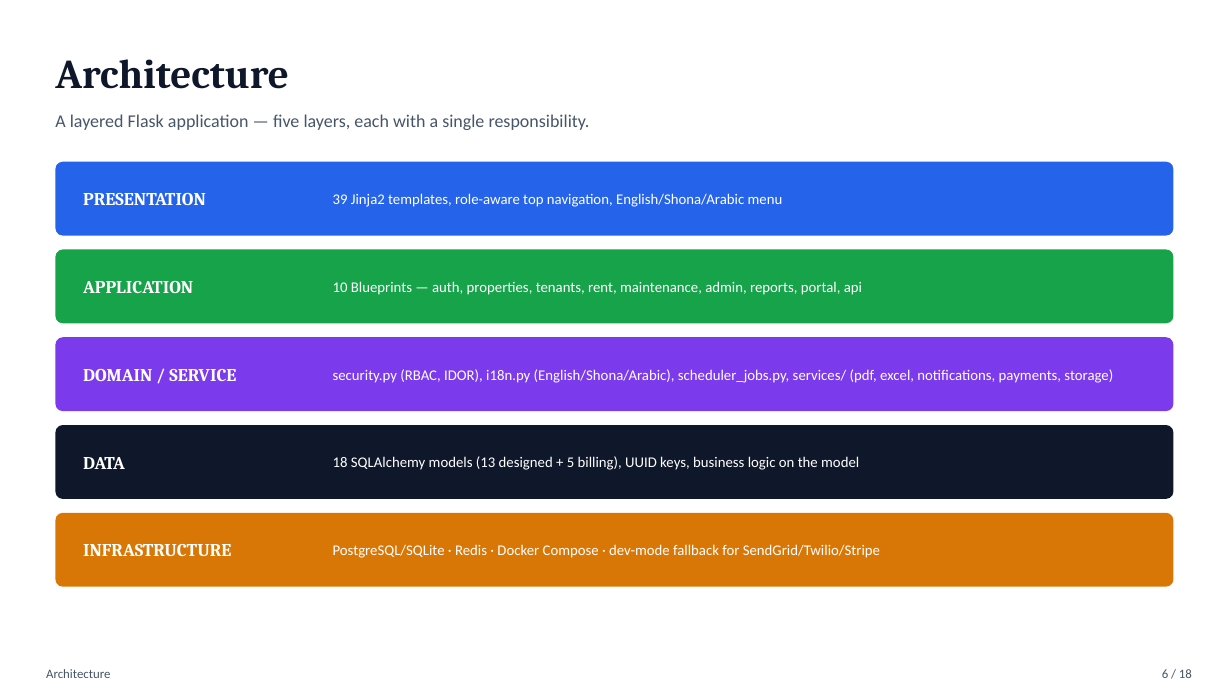
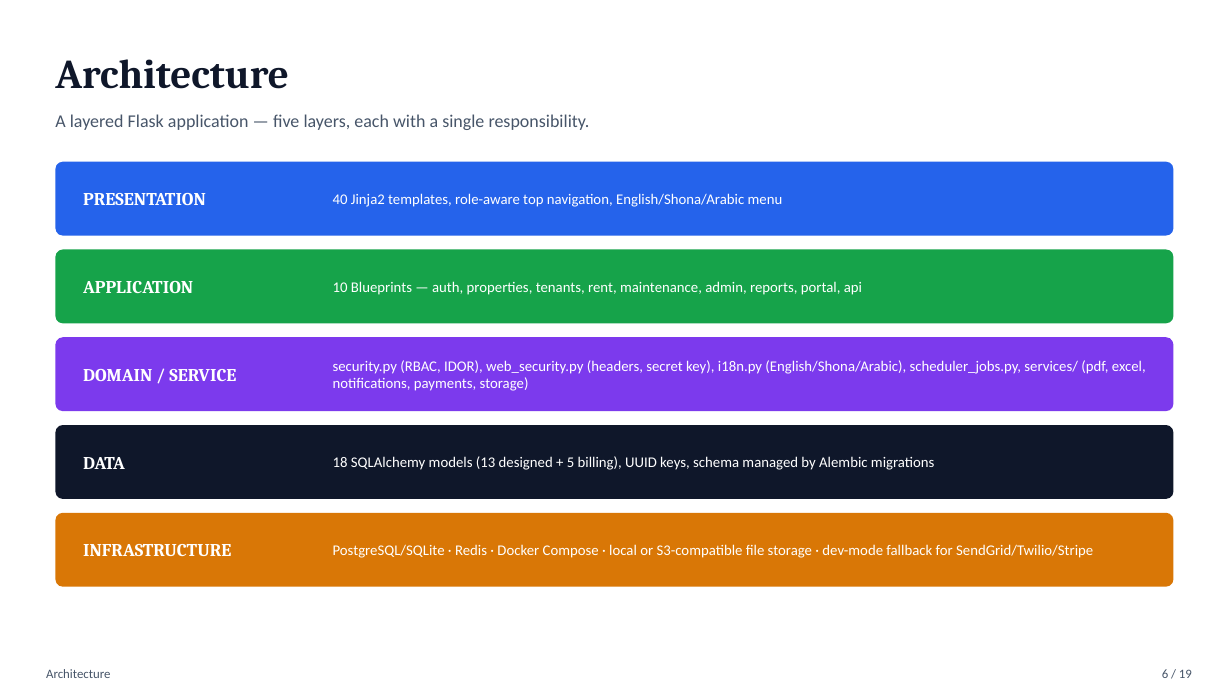
Before and after one commit to Abdur-lab/github-slideshow, a slide deck: slide 6 of docs/ABDURRAHMAAN_IT401_DEL_6_PRESENTATION.pptx. Drawn at 1232x693 pixels with LibreOffice and Linux fonts; fonts in the diff are those of the drawing. Boxes give left, top, right and bottom in pixels: in the first picture for what was removed or moved away, otherwise in the second. Text is boxed around its words. In the diff, an @@ line names an element or a change of style, - is before the commit and + after.

```diff
--- a/docs/ABDURRAHMAAN_IT401_DEL_6_PRESENTATION.pptx
+++ b/docs/ABDURRAHMAAN_IT401_DEL_6_PRESENTATION.pptx
@@ text at (333, 193, 783, 207): text changed @@
-39 Jinja2 templates, role-aware top navigation, English/Shona/Arabic menu
+40 Jinja2 templates, role-aware top navigation, English/Shona/Arabic menu
@@ text at (333, 360, 1146, 391): text changed @@
-security.py (RBAC, IDOR), i18n.py (English/Shona/Arabic), scheduler_jobs.py, services/ (pdf, excel, notifications, payments, storage)
+security.py (RBAC, IDOR), web_security.py (headers, secret key), i18n.py (English/Shona/Arabic), scheduler_jobs.py, services/ (pdf, excel, notifications, payments, storage)
@@ text at (333, 456, 935, 470): text changed @@
-18 SQLAlchemy models (13 designed + 5 billing), UUID keys, business logic on the model
+18 SQLAlchemy models (13 designed + 5 billing), UUID keys, schema managed by Alembic migrations
@@ text at (333, 544, 1093, 558): text changed @@
-PostgreSQL/SQLite · Redis · Docker Compose · dev-mode fallback for SendGrid/Twilio/Stripe
+PostgreSQL/SQLite · Redis · Docker Compose · local or S3-compatible file storage · dev-mode fallback for SendGrid/Twilio/Stripe
@@ text at (1162, 669, 1192, 678): text changed @@
-6 / 18
+6 / 19
```
Also in this commit, not shown: 16 other slides changed, 1 slide added, 10 other files.
